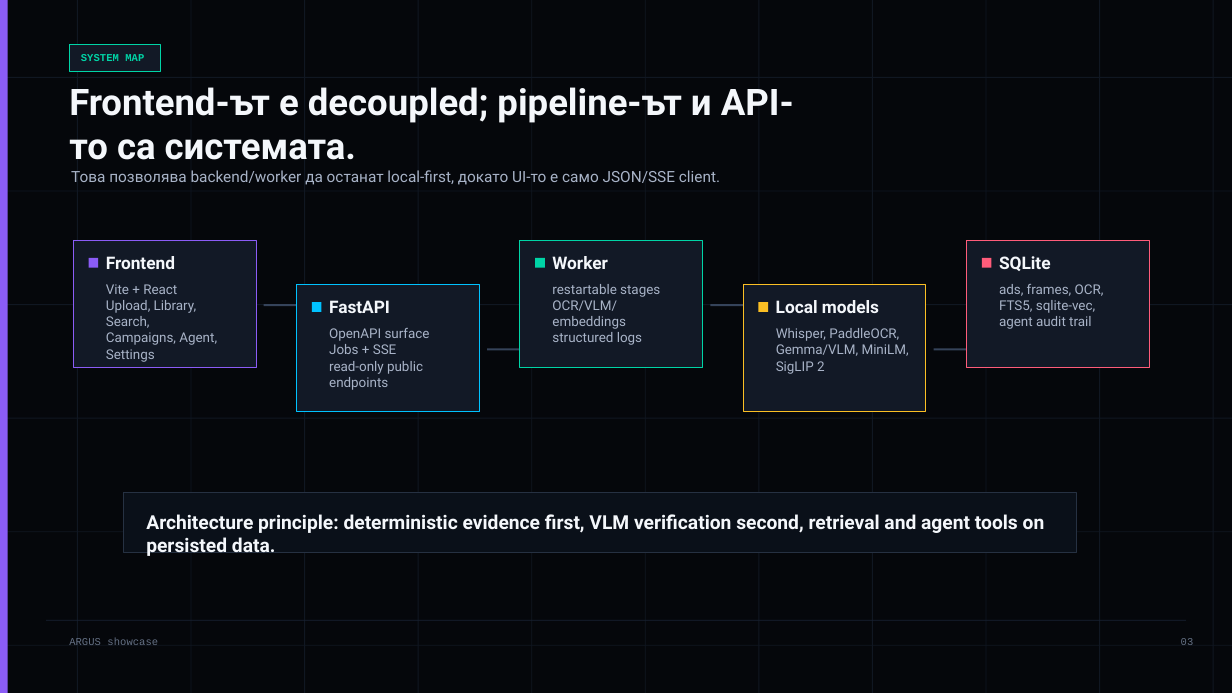
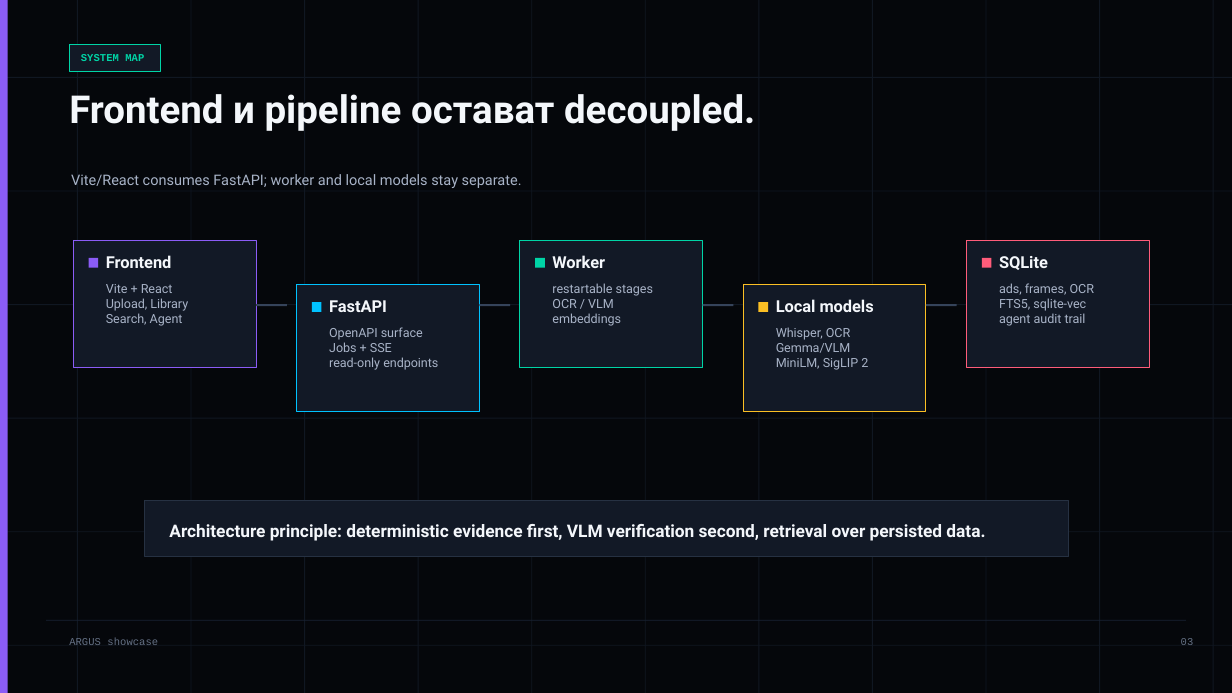
Before and after one commit to LordLoras/ARGUS_vlm, a slide deck: slide 3 of output/argus-showcase-bg.pptx. Drawn at 1232x693 pixels with LibreOffice and Linux fonts; fonts in the diff are those of the drawing. Boxes give left, top, right and bottom in pixels: in the first picture for what was removed or moved away, otherwise in the second. Text is boxed around its words. In the diff, an @@ line names an element or a change of style, - is before the commit and + after.

```diff
--- a/output/argus-showcase-bg.pptx
+++ b/output/argus-showcase-bg.pptx
@@ text at (69,94,755,131): text changed; size 28.5 to 30 pt @@
-Frontend-ът е decoupled; pipeline-ът и API-то са системата.
+Frontend и pipeline остават decoupled.
@@ text at (71,174,522,188): text changed; size 12 to 11.2 pt @@
-Това позволява backend/worker да останат local-first, докато UI-то е само JSON/SSE client.
+Vite/React consumes FastAPI; worker and local models stay separate.
@@ size 13.5 to 12.8 pt in 5 elements at (106,255,172,268), (329,300,387,312), (552,255,605,268), (776,299,874,312), (999,256,1048,270) @@
@@ text at (106,298,188,326): text changed; size 10.5 to 9.8 pt @@
-Upload, Library, Search,
-Campaigns, Agent, Settings
+Upload, Library
+Search, Agent
@@ text at (106,284,173,293): size 10.5 to 9.8 pt in "Vite + React" @@
@@ text at (552,299,621,326): text changed; size 10.5 to 9.8 pt @@
-OCR/VLM/embeddings
-structured logs
+OCR / VLM
+embeddings
@@ text at (552,283,653,296): size 10.5 to 9.8 pt in "restartable stages" @@
@@ text at (999,283,1094,311): text changed; size 10.5 to 9.8 pt @@
-ads, frames, OCR,
-FTS5, sqlite-vec,
+ads, frames, OCR
+FTS5, sqlite-vec
@@ rectangle: place and size @@
-rectangle at (263,304,300,306)
+rectangle at (256,304,287,306)
@@ text at (329,327,423,352): size 10.5 to 9.8 pt in "OpenAPI surface", "Jobs + SSE" @@
@@ rectangle: place and size @@
-rectangle at (487,348,524,350)
+rectangle at (480,304,510,306)
@@ rectangle: place and size @@
-rectangle at (711,304,748,306)
+rectangle at (702,304,733,306)
@@ text at (776,327,868,370): text changed; size 10.5 to 9.8 pt @@
-Whisper, PaddleOCR,
-Gemma/VLM, MiniLM,
-SigLIP 2
+Whisper, OCR
+Gemma/VLM
+MiniLM, SigLIP 2
@@ rectangle: place and size @@
-rectangle at (933,348,970,350)
+rectangle at (926,304,957,306)
@@ text at (999,313,1086,326): size 10.5 to 9.8 pt in "agent audit trail" @@
@@ text at (329,357,438,370): text changed; size 10.5 to 9.8 pt @@
-read-only public endpoints
+read-only endpoints
@@ rectangle: place and size @@
-rectangle at (123,493,1076,553)
+rectangle at (144,501,1068,556)
@@ rectangle at (144,501,1068,556): fill #0A1019 to #121926 @@
@@ text at (169,524,985,541): text changed; size 15 to 13.5 pt @@
-Architecture principle: deterministic evidence first, VLM verification second, retrieval and agent tools on persisted data.
+Architecture principle: deterministic evidence first, VLM verification second, retrieval over persisted data.
```
Also in this commit, not shown: 12 other slides changed, 2 other files.
